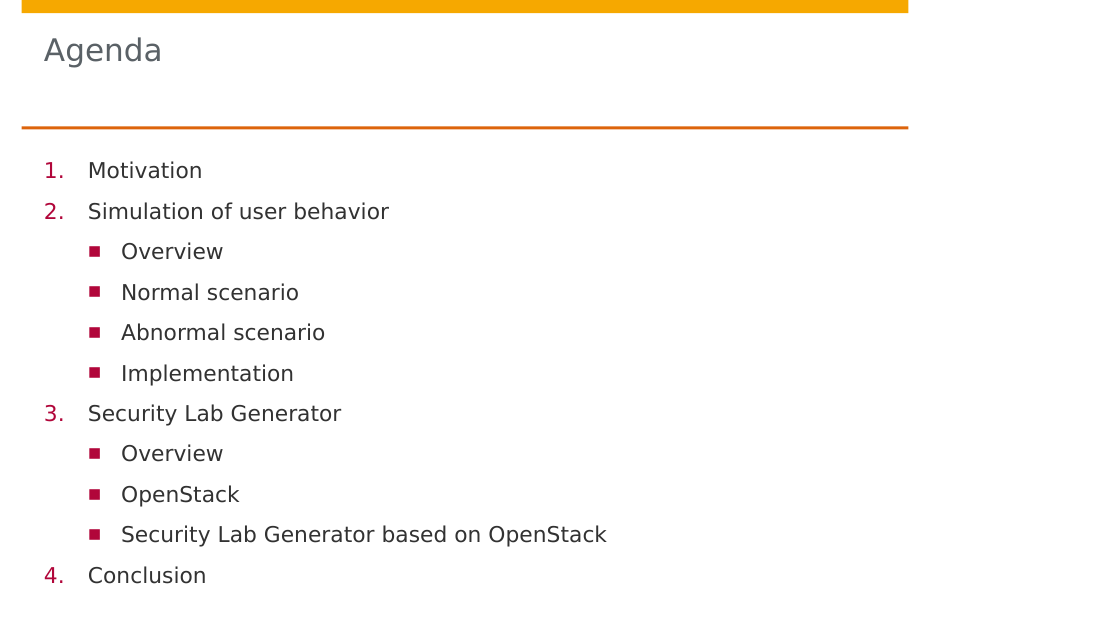
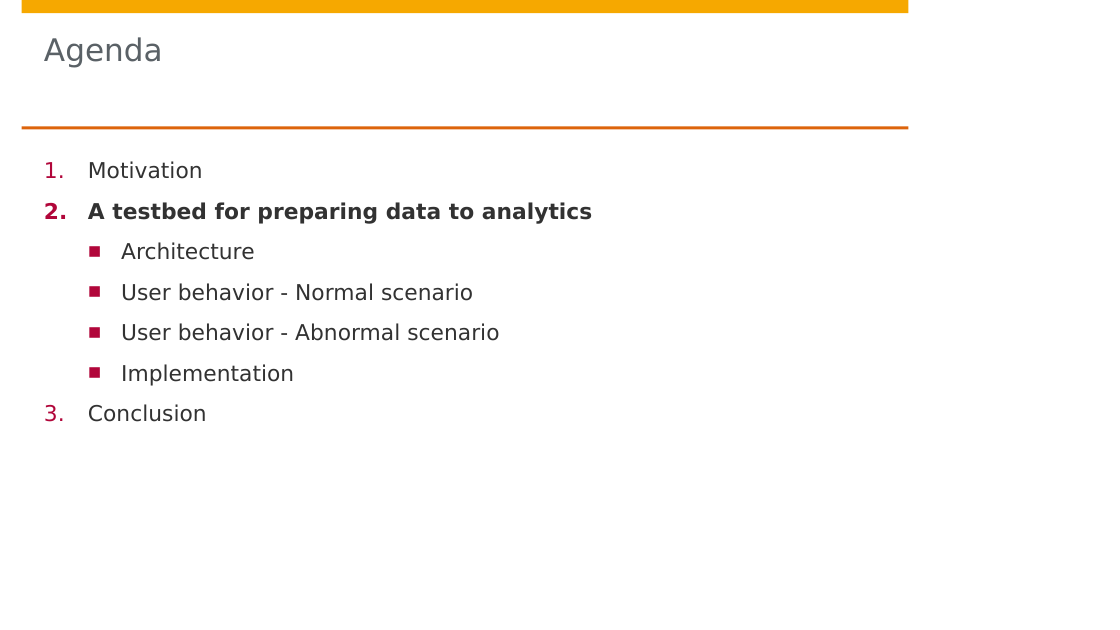
Before and after one commit to aragats/HPI, a slide deck: slide 3 of Research School/Retreat/Fall 2014/retreat draft 4/Aragats_Amirkhanyan_Fall_Retreat_2014.pptx (slide 2 before the commit). Drawn at 1120x630 pixels with LibreOffice and Linux fonts; fonts in the diff are those of the drawing; background and template pictures are left out. Boxes give left, top, right and bottom in pixels: in the first picture for what was removed or moved away, otherwise in the second. Text is boxed around its words. In the diff, an @@ line names an element or a change of style, - is before the commit and + after.

```diff
--- a/Research School/Retreat/Fall 2014/retreat draft 4/Aragats_Amirkhanyan_Fall_Retreat_2014.pptx
+++ b/Research School/Retreat/Fall 2014/retreat draft 4/Aragats_Amirkhanyan_Fall_Retreat_2014.pptx
@@ text at [88, 202, 592, 341]: text changed @@
-2. Simulation of user behavior
-  ■ Overview
-  ■ Normal scenario
-  ■ Abnormal scenario
+2. A testbed for preparing data to analytics
+  ■ Architecture
+  ■ User behavior - Normal scenario
+  ■ User behavior - Abnormal scenario
@@ text at [88, 404, 607, 547]: paragraphs removed @@
-3. Security Lab Generator
-  ■ Overview
-  ■ OpenStack
-  ■ Security Lab Generator based on OpenStack
```
Also in this commit, not shown: 13 other slides changed, 4 slides removed, 3 other files.
